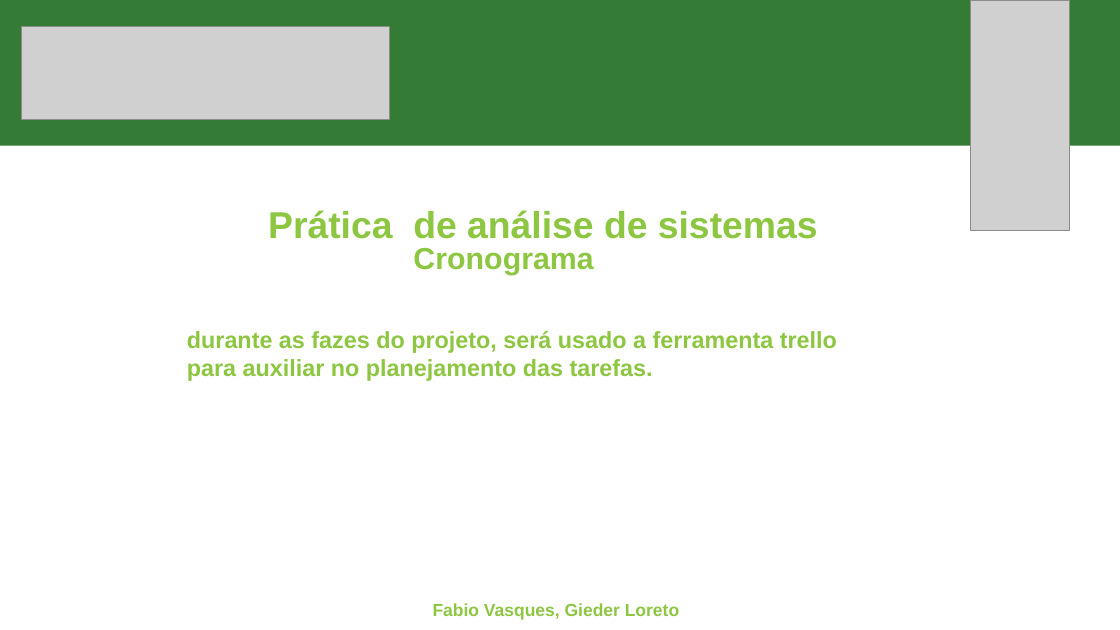
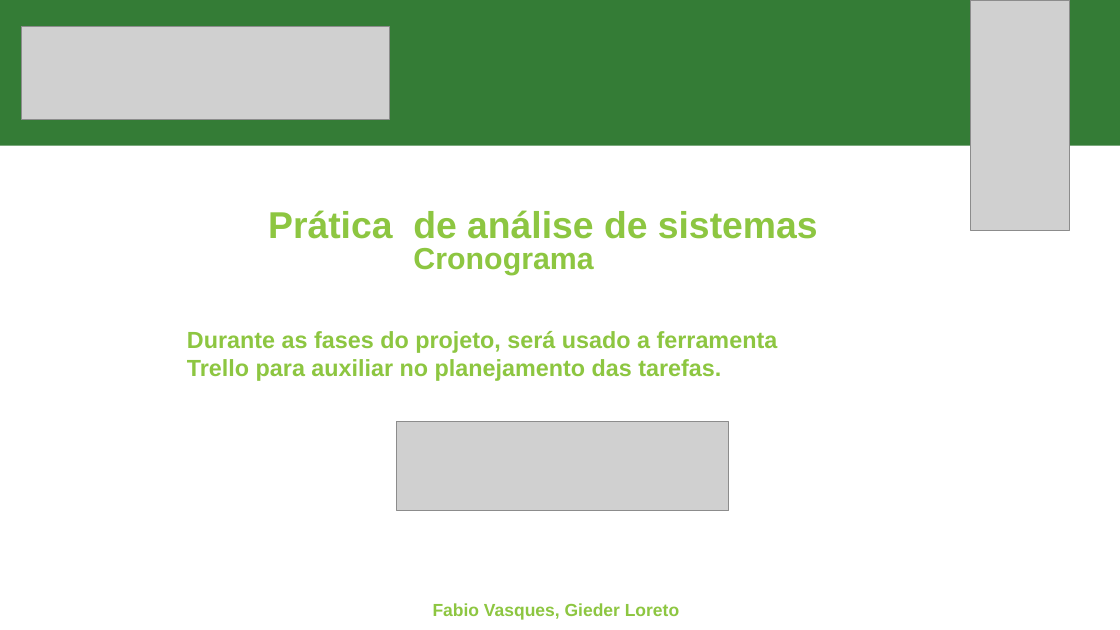
Before and after one commit to fabioportovasques/projeto-sus, a slide deck: slide 8 of primeira entrega.pptx (slide 7 before the commit). Drawn at 1120x630 pixels with LibreOffice and Linux fonts; fonts in the diff are those of the drawing; grey boxes stand for pictures. Boxes give left, top, right and bottom in pixels: in the first picture for what was removed or moved away, otherwise in the second. Text is boxed around its words. In the diff, an @@ line names an element or a change of style, - is before the commit and + after.

```diff
--- a/primeira entrega.pptx
+++ b/primeira entrega.pptx
@@ text at bbox=[187, 331, 778, 381]: text changed @@
-durante as fazes do projeto, será usado a ferramenta trello
-para auxiliar no planejamento das tarefas.
+Durante as fases do projeto, será usado a ferramenta Trello para auxiliar no planejamento das tarefas.
@@ picture added at bbox=[397, 422, 728, 511] @@
```
Also in this commit, not shown: 5 other slides changed, 1 slide added, 1 other file.
